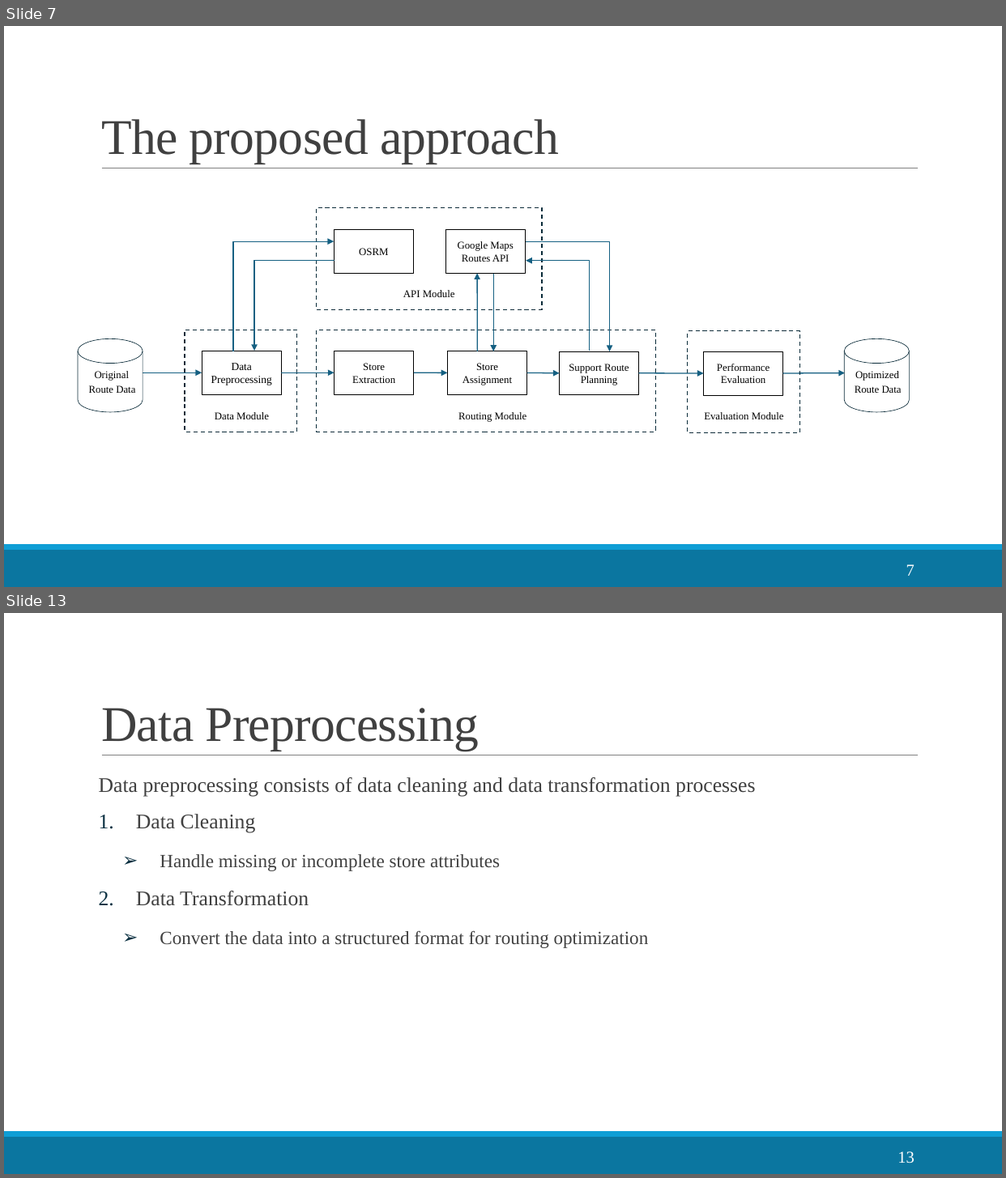
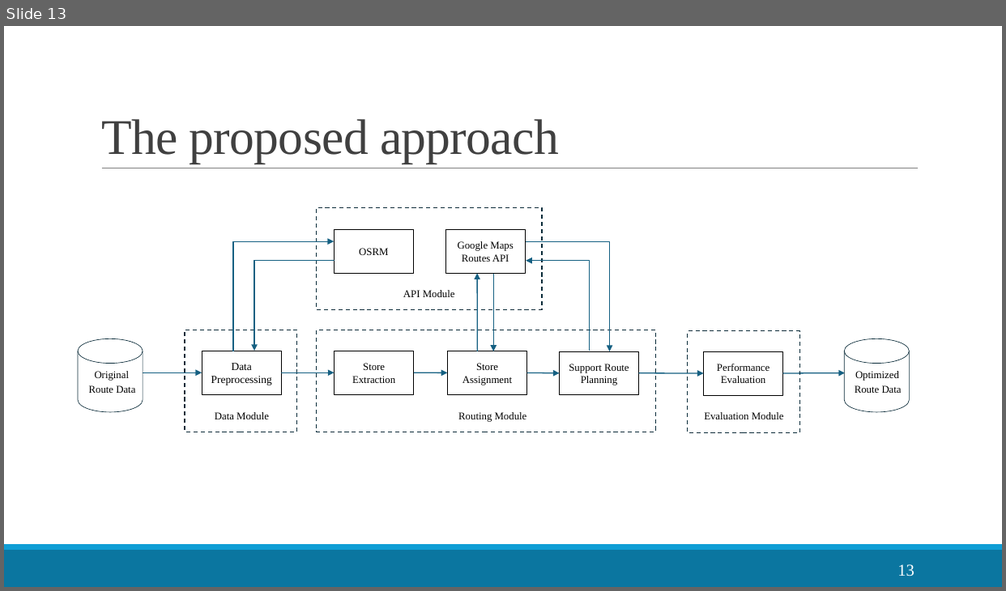
Before and after one commit to LloydGain/114_NTUT_Thesis, a slide deck: docs/thesis/114_楊宏傑_TCSE.pptx. Shown one above the other, each under a label of ours: slides 7 and 13 before the commit, slide 13 after it; the slides between them are not shown. The pictures are 1006x1178 and 1006x591 pixels, drawn with LibreOffice and Linux fonts; fonts in the diff are those of the drawing. Boxes give left, top, right and bottom in pixels: in the first picture for what was removed or moved away, otherwise in the second. Text is boxed around its words. In the diff, an @@ line names an element or a change of style, - is before the commit and + after.

```diff
--- a/docs/thesis/114_楊宏傑_TCSE.pptx
+++ b/docs/thesis/114_楊宏傑_TCSE.pptx
@@ slide 13 removed at [4,613,1002,1174], background #FFFFFF; not listed: 3 template elements that a slide beside it also shows @@
@@ title removed at [101,708,479,750] @@
-Data Preprocessing
@@ text removed at [99,777,755,948] @@
-Data preprocessing consists of data cleaning and data transformation processes
-1. Data Cleaning
-  ➢ Handle missing or incomplete store attributes
-2. Data Transformation
-  ➢ Convert the data into a structured format for routing optimization
@@ page number removed at [897,1152,914,1164] @@
-13
@@ what was slide 7 is now slide 13 @@
@@ page number at [897,565,914,577]: text changed @@
-7
+13
```
Also in this commit, not shown: 9 slides changed, 4 slides added, 11 other slides removed, 6 other files.
